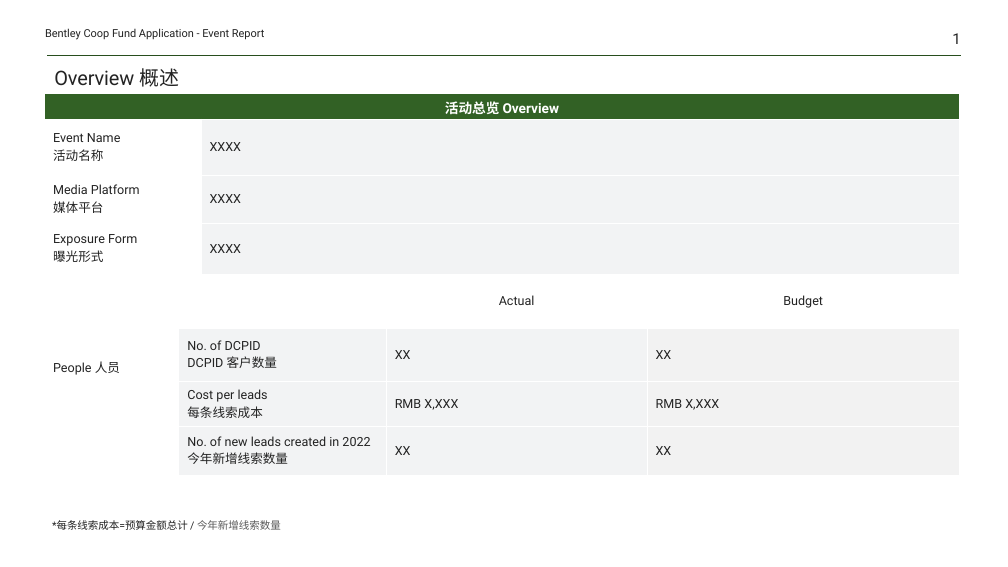
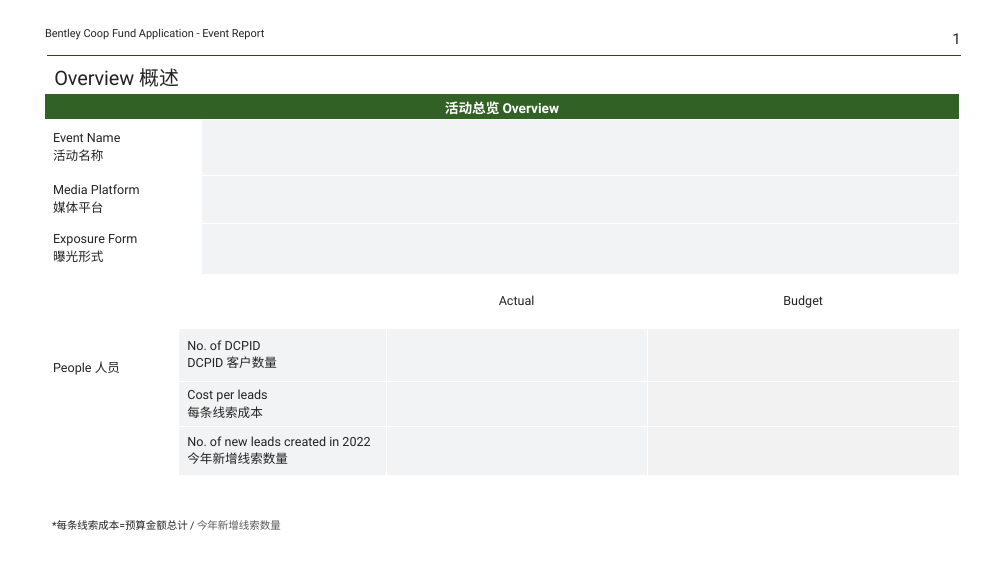
Before and after one commit to Yrtech-Tony/com.yrtech.Bentley.API.Upgrade, a slide deck: slide 1 of com.yrtech.bentleyAPI/com.yrtech.InventoryAPI/template/ReportOnLine.pptx. Drawn at 1008x567 pixels with LibreOffice and Linux fonts; fonts in the diff are those of the drawing. Boxes give left, top, right and bottom in pixels: in the first picture for what was removed or moved away, otherwise in the second. Text is boxed around its words. In the diff, an @@ line names an element or a change of style, - is before the commit and + after.

```diff
--- a/com.yrtech.bentleyAPI/com.yrtech.InventoryAPI/template/ReportOnLine.pptx
+++ b/com.yrtech.bentleyAPI/com.yrtech.InventoryAPI/template/ReportOnLine.pptx
@@ table at [45,94,960,481] @@
-row 2, column 3: XXXX
+row 2, column 3: 
-row 3, column 3: XXXX
+row 3, column 3: 
-row 4, column 3: XXXX
+row 4, column 3: 
-row 6, column 4: XX
+row 6, column 4: 
-row 6, column 5: XX
+row 6, column 5: 
-row 7, column 4: RMB X,XXX
+row 7, column 4: 
-row 7, column 5: RMB X,XXX
+row 7, column 5: 
-row 8, column 4: XX
+row 8, column 4: 
-row 8, column 5: XX
+row 8, column 5: 
```
Also in this commit, not shown: 1 other slide changed, 2 other files.
